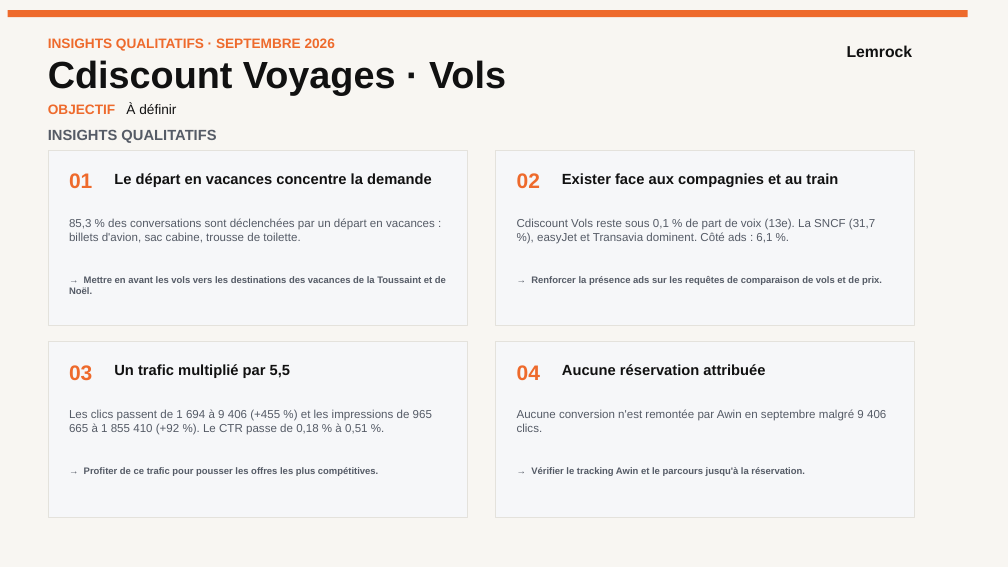
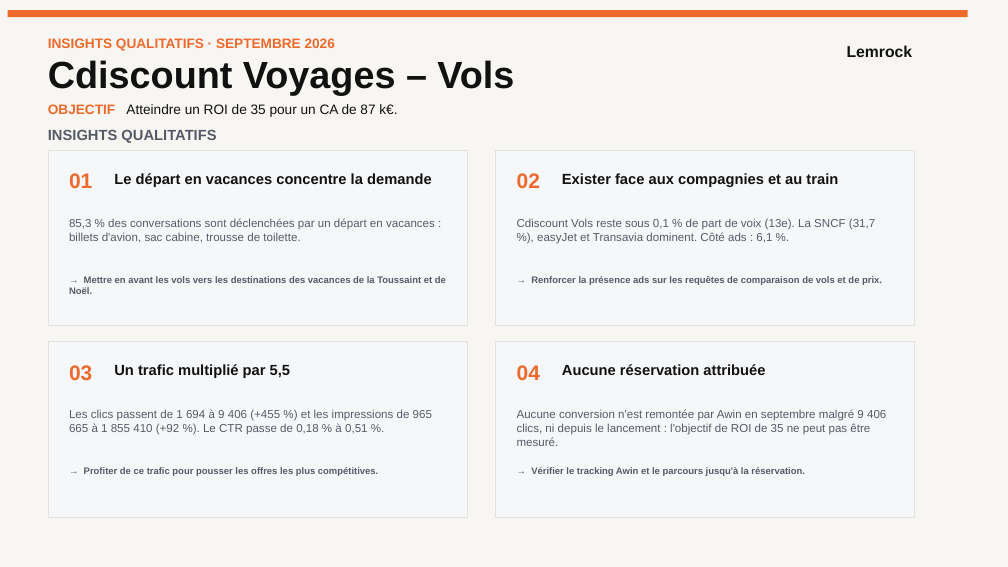
Before and after one commit to stephanemonmarson-creator/Lemrock, a slide deck: slide 18 of rapports/septembre/121026_Customer Success_Septembre 26.pptx. Drawn at 1008x567 pixels with LibreOffice and Linux fonts; fonts in the diff are those of the drawing. Boxes give left, top, right and bottom in pixels: in the first picture for what was removed or moved away, otherwise in the second. Text is boxed around its words. In the diff, an @@ line names an element or a change of style, - is before the commit and + after.

```diff
--- a/rapports/septembre/121026_Customer Success_Septembre 26.pptx
+++ b/rapports/septembre/121026_Customer Success_Septembre 26.pptx
@@ text at [48,60,514,95]: text changed @@
-Cdiscount Voyages · Vols
+Cdiscount Voyages – Vols
@@ text at [48,104,397,117]: text changed; text colour #EE6A2C to #111111; bold off @@
-OBJECTIF À définir
+OBJECTIF Atteindre un ROI de 35 pour un CA de 87 k€.
@@ text at [517,409,886,446]: text changed @@
-Aucune conversion n'est remontée par Awin en septembre malgré 9 406 clics.
+Aucune conversion n'est remontée par Awin en septembre malgré 9 406 clics, ni depuis le lancement : l'objectif de ROI de 35 ne peut pas être mesuré.
```
Also in this commit, not shown: 27 other slides changed, 26 other files.
